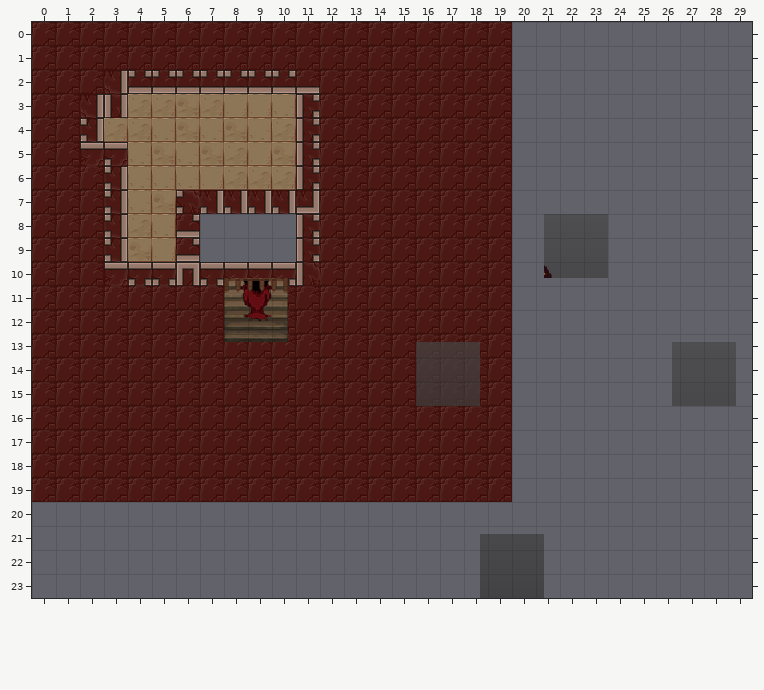
Two states of a Tiled map, assets/levels/kongregate_release/t3.tmx. Above is the file before it was changed.
Cells are 48x48 px. Shown: x 0..29, y 0..23.
Now the later version:
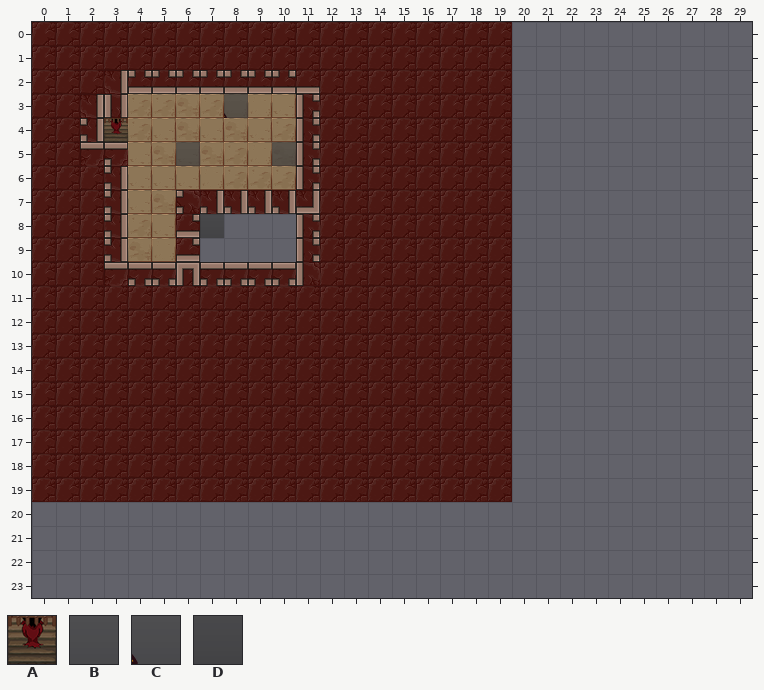
Key: from "exit": A 0; from "tutorialImages": B 0 flipped left-right, C 7, D 11.
Objects are placed by their top-left corner, in cells (3,4 is the top-left corner of cell 3,4); size is 1x1 cell unless given.
Difference:
Layer "Mirrors":
changed: B "mirror" at 16,13.3 size 2.7x2.7 -> B "mirror" at 6,5
Layer "Light":
changed: C "lightOrb" at 21.3,8 size 2.7x2.7 -> C "lightOrb" at 8,3
changed: B "lightSwitch" at 26.7,13.3 size 2.7x2.7 -> B "lightSwitch" at 10,5
Layer "Exit":
changed: A "exit" at 8,10.7 size 2.7x2.7 -> A "exit" at 3,4
Layer "Tutorial Images":
changed: D at 18.7,21.3 size 2.7x2.7 -> D at 7,8
